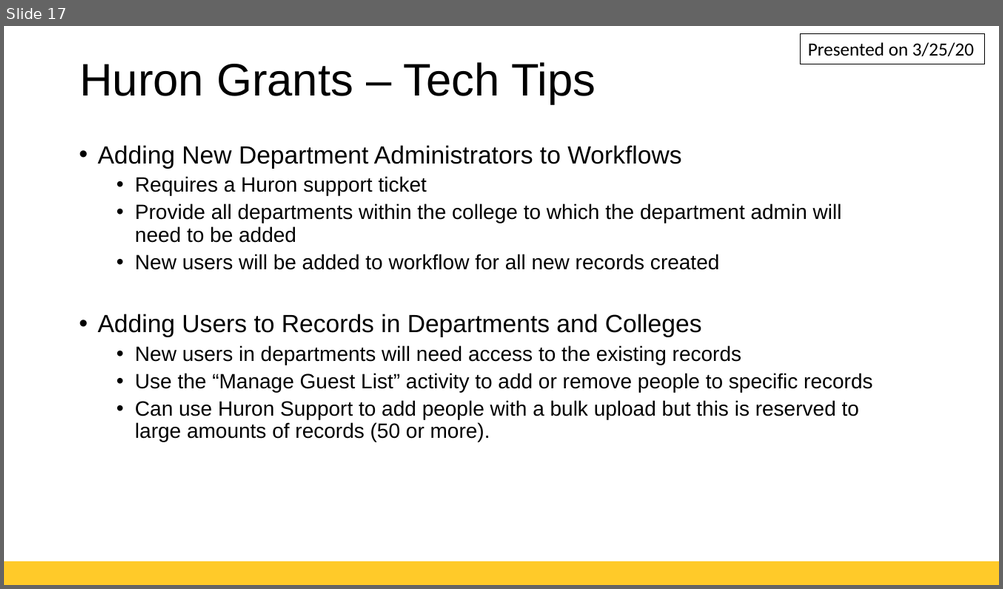
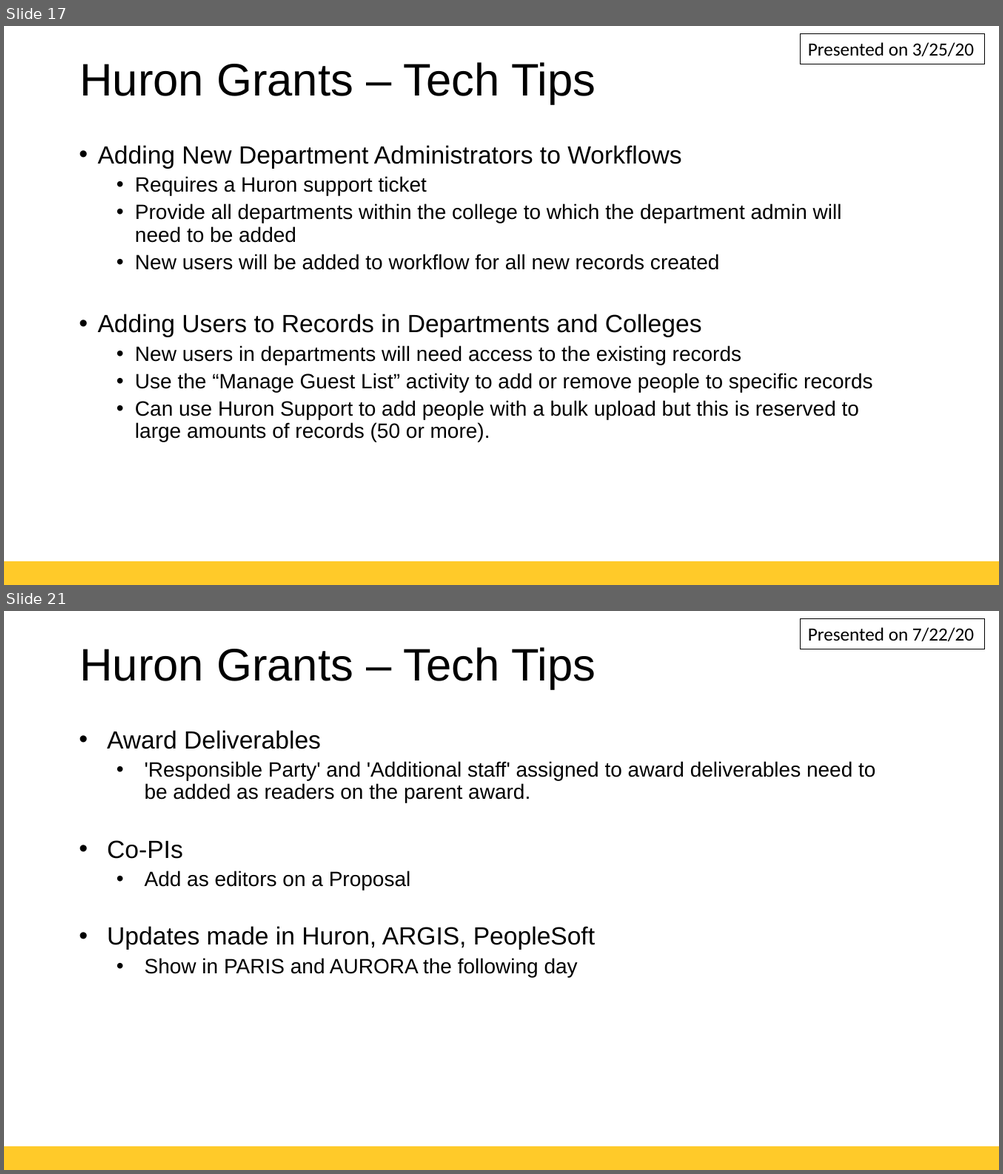
Before and after one commit to ORC-RIS/wahoo-website, a slide deck: files/GRITTechTips.pptx. Shown one above the other, each under a label of ours: slide 17 before the commit, slides 17 and 21 after it; the slides between them are not shown. The pictures are 1003x589 and 1003x1174 pixels, drawn with LibreOffice and Linux fonts; fonts in the diff are those of the drawing; background and template pictures are left out. Boxes give left, top, right and bottom in pixels: in the first picture for what was removed or moved away, otherwise in the second. Text is boxed around its words. In the diff, an @@ line names an element or a change of style, - is before the commit and + after.

```diff
--- a/files/GRITTechTips.pptx
+++ b/files/GRITTechTips.pptx
@@ slide 21 added at <box>4,611,999,1170</box>, background #FFFFFF; not listed: 1 template element that a slide beside it also shows @@
@@ rectangle added at <box>800,619,984,649</box>, outline #000000 0.75 pt, 18 pt, text #000000 @@
+Presented on 7/22/20
@@ title added at <box>79,647,595,689</box>, 44 pt, text #000000 @@
+Huron Grants – Tech Tips
@@ text added at <box>107,730,875,977</box>, 20 pt, text #000000 @@
+  • Award Deliverables
+    • 'Responsible Party' and 'Additional staff' assigned to award deliverables need to be added as readers on the parent award.
+  • Co-PIs
+    • Add as editors on a Proposal
+  • Updates made in Huron, ARGIS, PeopleSoft
+    • Show in PARIS and AURORA the following day
```
Also in this commit, not shown: 3 other slides added, 6 other files.
